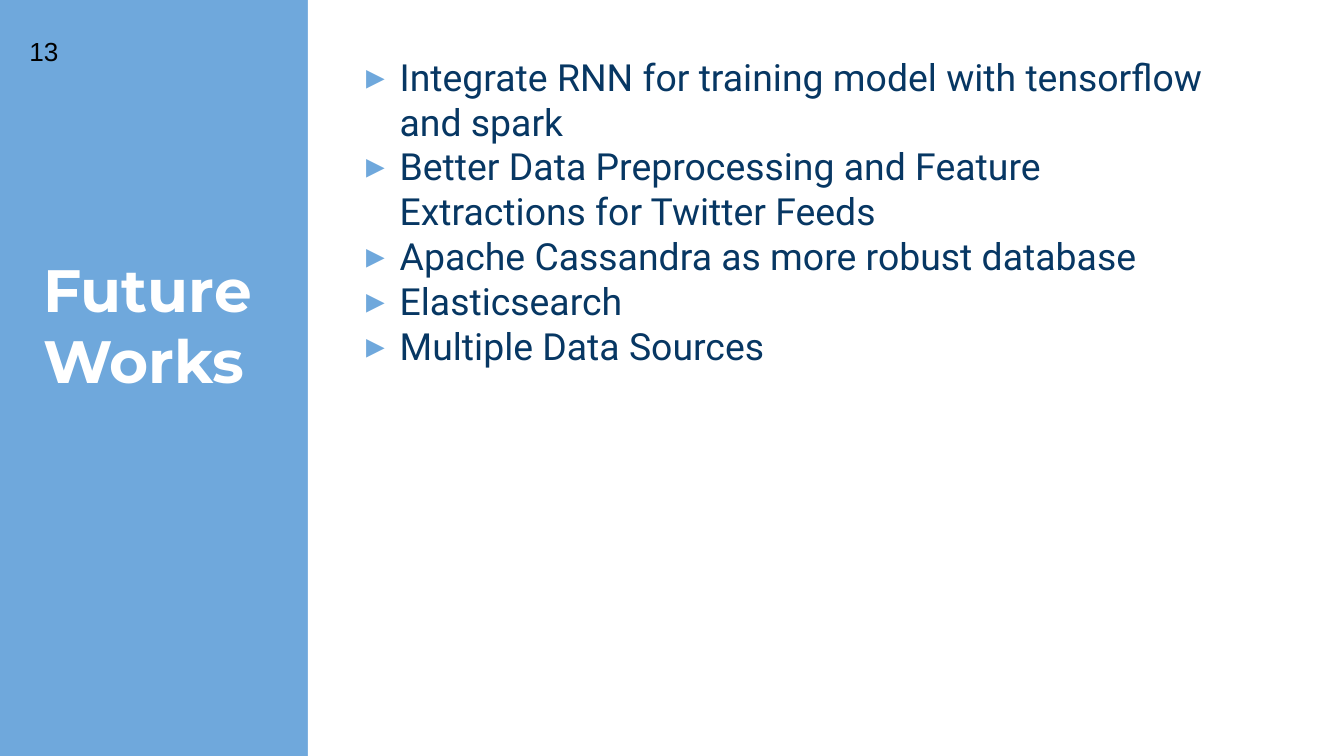
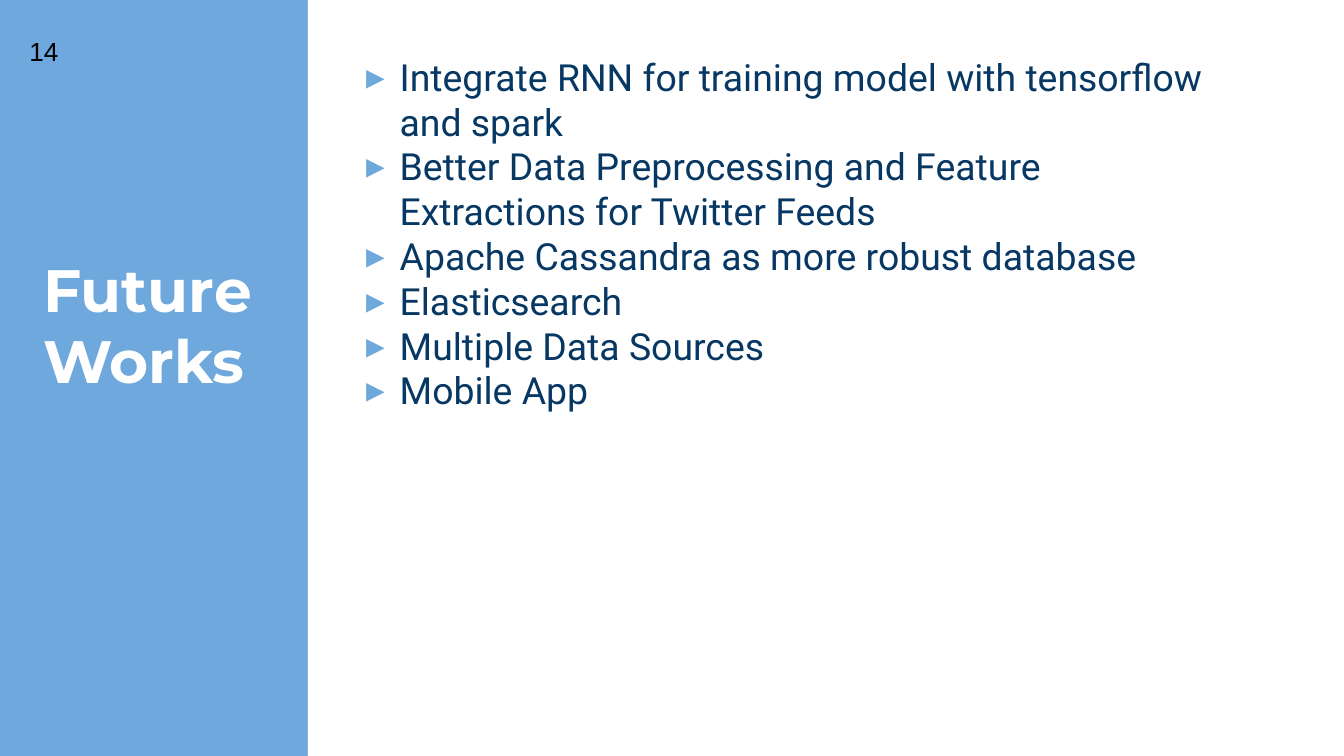
Before and after one commit to sherlockjjj/T-Watch, a slide deck: slide 14 of Capstone.pptx (slide 13 before the commit). Drawn at 1344x756 pixels with LibreOffice and Linux fonts; fonts in the diff are those of the drawing; background and template pictures are left out. Boxes give left, top, right and bottom in pixels: in the first picture for what was removed or moved away, otherwise in the second. Text is boxed around its words. In the diff, an @@ line names an element or a change of style, - is before the commit and + after.

```diff
--- a/Capstone.pptx
+++ b/Capstone.pptx
@@ page number at (29,43,58,61): text changed @@
-13
+14
@@ text at (400,376,588,412): paragraph added @@
+▸ Mobile App
```
Also in this commit, not shown: 5 other slides changed, 5 slides added, 14 slides removed.
